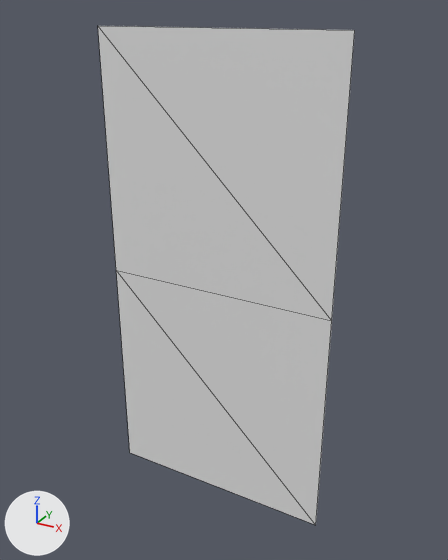
Two versions of the glTF model examples/04-obby/content/models/waver.gltf, one commit apart.
One viewpoint serves both versions: a 50 mm camera at (1.14, -1.99, 2.06) aimed at (0.02, 0.04, 1.05). Arrows for +X, +Y and +Z are at lower left; the lights stay in place. The picture after the commit comes second. Mesh edges are drawn as thin lines.

Objects in the first picture: 'Bar'.
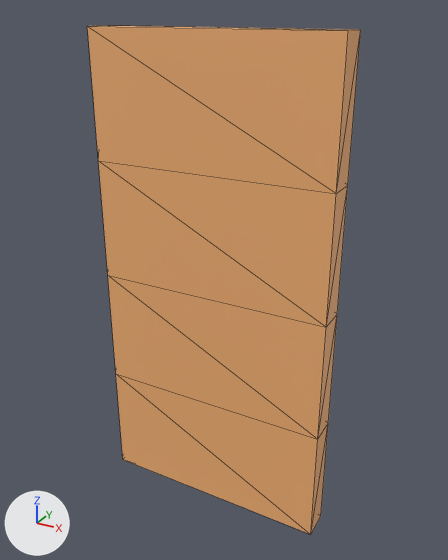
Changed parts and their boxes (x1, y1, x2, y2) in the pictures (448 x 560 px):
'Bar', reshaped, recoloured (7% wider): before (98, 26, 355, 525); after (87, 25, 361, 534)

The edits, one by one:
Material 'WaverPaint' (mat_waverpaint) is new.
Its base color is (0.92, 0.45, 0.18) (orange #f6b376).
Its roughness is 0.55.
me_bar is used by ob_bar; location (0.0, 0.0, 0.0).
me_bar had 6 vertices, 4 faces and spanned x -0.5..0.5, y 0.0, z 0.0..2.0.
me_bar now has 20 vertices, 36 faces and spans x -0.5..0.5, y -0.06..0.06, z 0.0..2.0.
me_bar part 1: the whole mesh is rebuilt.
me_bar gains material mat_waverpaint (orange #f6b376).
